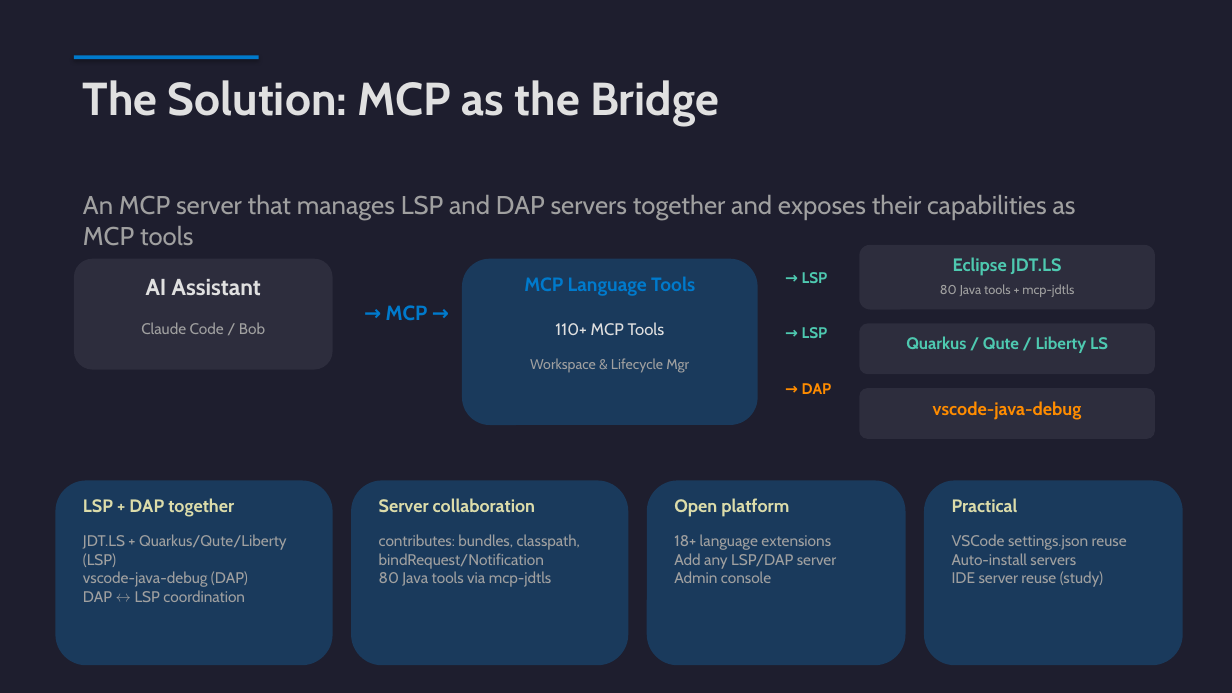
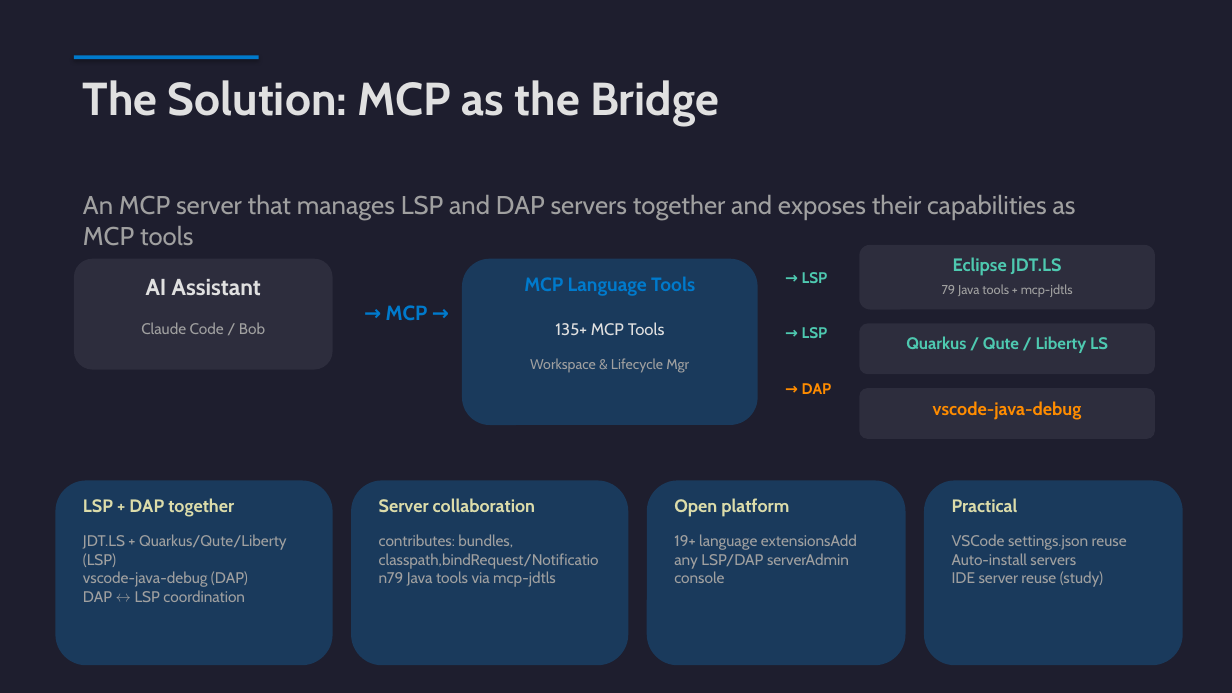
Before and after one commit to angelozerr/mcp-ade, a slide deck: slide 4 of presentation/MCP_LanguageTools.pptx. Drawn at 1232x693 pixels with LibreOffice and Linux fonts; fonts in the diff are those of the drawing. Boxes give left, top, right and bottom in pixels: in the first picture for what was removed or moved away, otherwise in the second. Text is boxed around its words. In the diff, an @@ line names an element or a change of style, - is before the commit and + after.

```diff
--- a/presentation/MCP_LanguageTools.pptx
+++ b/presentation/MCP_LanguageTools.pptx
@@ text at [942,284,1073,297]: text changed @@
-80 Java tools + mcp-jdtls
+79 Java tools + mcp-jdtls
@@ text at [555,322,665,335]: text changed @@
-110+ MCP Tools
+135+ MCP Tools
@@ text at [379,534,599,587]: text changed @@
-contributes: bundles, classpath,
-bindRequest/Notification
-80 Java tools via mcp-jdtls
+contributes: bundles, classpath,bindRequest/Notification79 Java tools via mcp-jdtls
@@ text at [674,534,857,583]: text changed @@
-18+ language extensions
-Add any LSP/DAP server
-Admin console
+19+ language extensionsAdd any LSP/DAP serverAdmin console
```
Also in this commit, not shown: 6 other slides changed.
